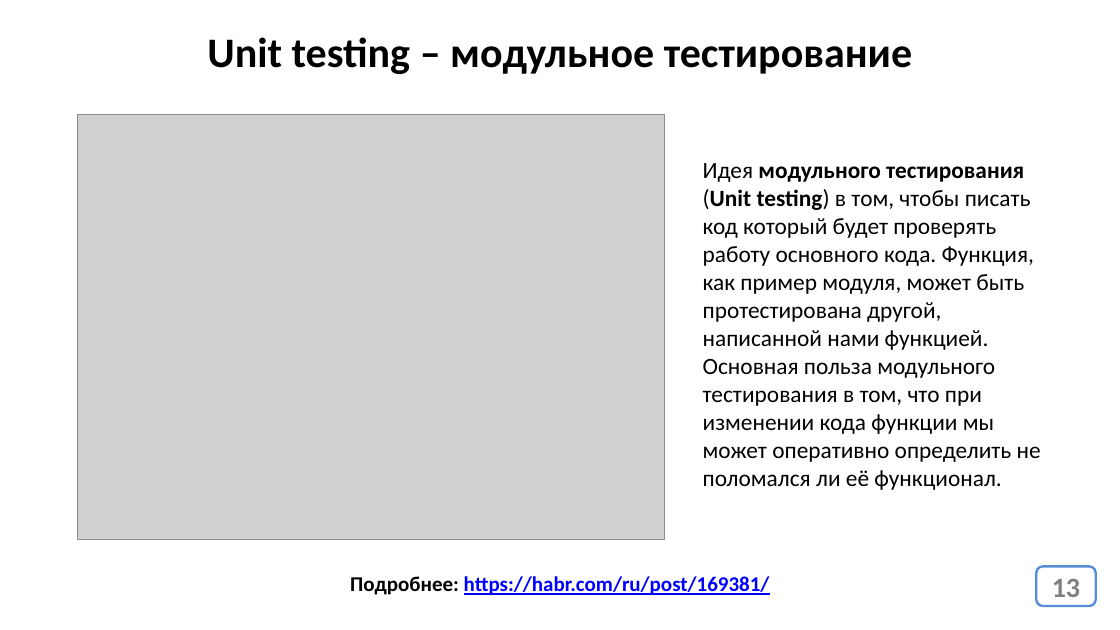
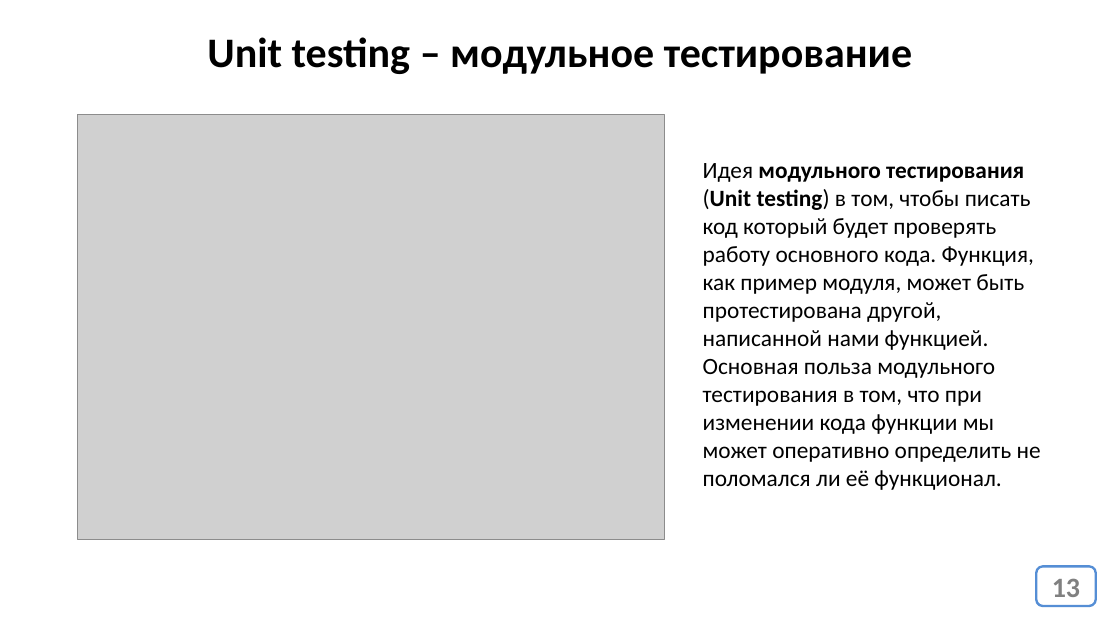
Before and after one commit to js-17-ort-dnipro/lesson06, a slide deck: slide 13 of lesson06.pptx. Drawn at 1120x630 pixels with LibreOffice and Linux fonts; fonts in the diff are those of the drawing; grey boxes stand for pictures. Boxes give left, top, right and bottom in pixels: in the first picture for what was removed or moved away, otherwise in the second. Text is boxed around its words. In the diff, an @@ line names an element or a change of style, - is before the commit and + after.

```diff
--- a/lesson06.pptx
+++ b/lesson06.pptx
@@ text removed at <box>350,576,770,595</box> @@
-Подробнее: https://habr.com/ru/post/169381/
```
Also in this commit, not shown: 3 other slides changed, 1 other file.
